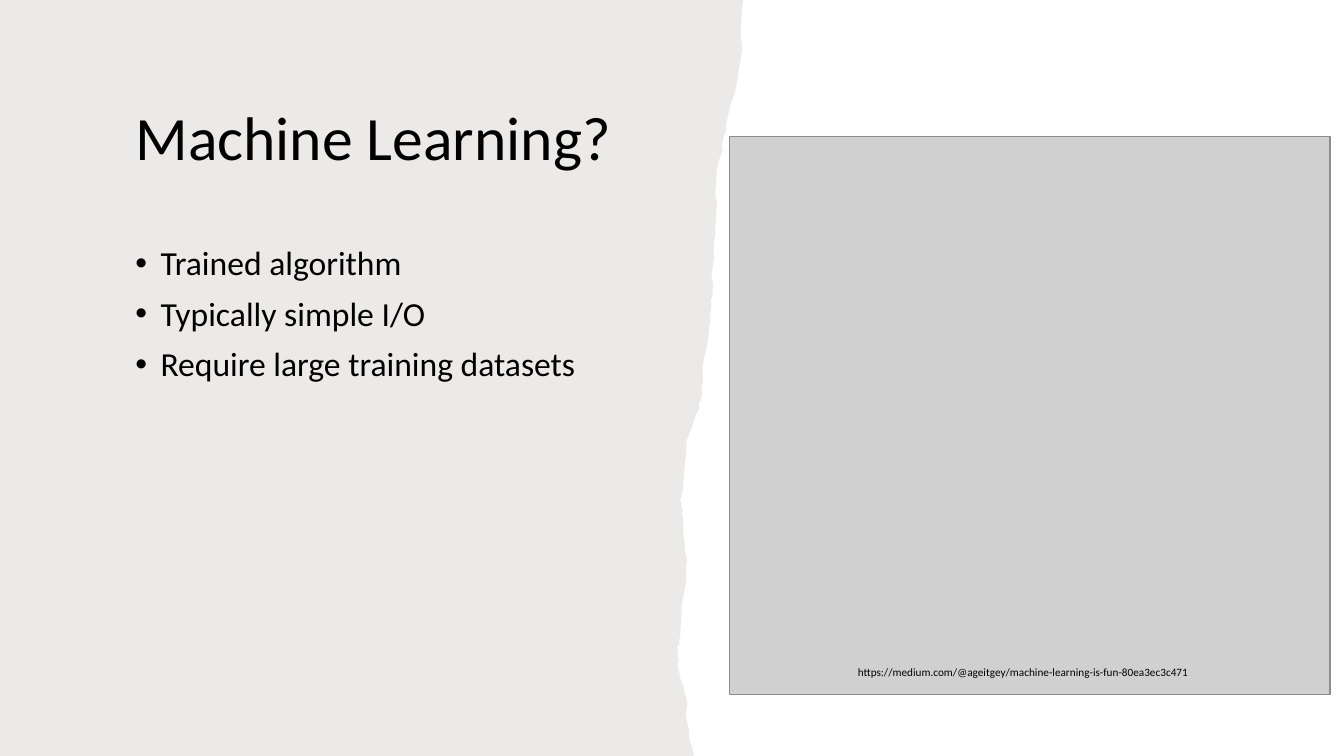
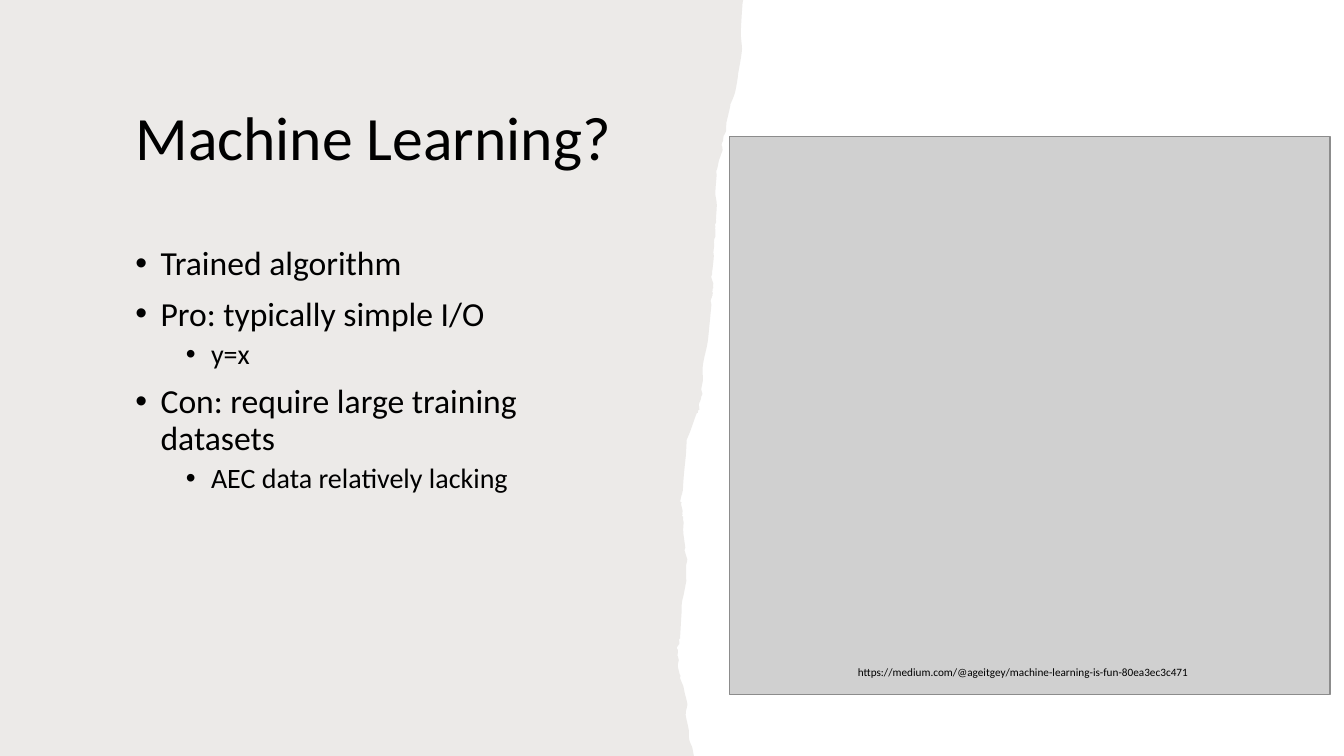
Before and after one commit to prxsto/529-ML-research, a slide deck: slide 2 of presentation1.pptx. Drawn at 1344x756 pixels with LibreOffice and Linux fonts; fonts in the diff are those of the drawing; grey boxes stand for pictures. Boxes give left, top, right and bottom in pixels: in the first picture for what was removed or moved away, otherwise in the second. Text is boxed around its words. In the diff, an @@ line names an element or a change of style, - is before the commit and + after.

Commit message:
presentation 2

```diff
--- a/presentation1.pptx
+++ b/presentation1.pptx
@@ text at bbox=[161, 302, 517, 493]: text changed @@
-• Typically simple I/O
-• Require large training datasets
+• Pro: typically simple I/O
+  • y=x
+• Con: require large training datasets
+  • AEC data relatively lacking
```
Also in this commit, not shown: 2 other slides changed, 4 slides added, 10 slides removed, 3 other files.
